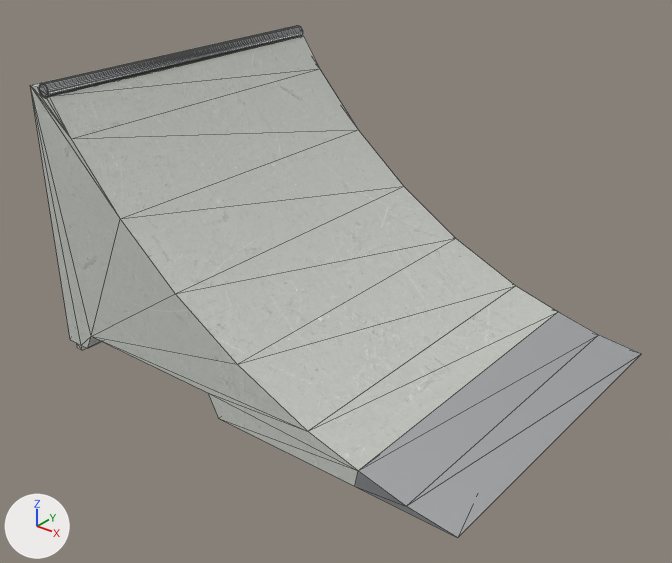
The glTF model public/katalog/modelle/coping-ramp-98.gltf: old version first, new version second.
Both versions are drawn from a 50 mm camera at (1.81, -2.35, 1.71) aimed at (0.01, -0.1, 0.31). The lights are fixed; the arrows at lower left show +X, +Y and +Z. The picture after the commit comes second. Mesh edges are drawn as thin lines. Vertices at exactly the same position are counted once.

Objects in the first picture: 'SK0004_Coping_Ramp_-98.001'.
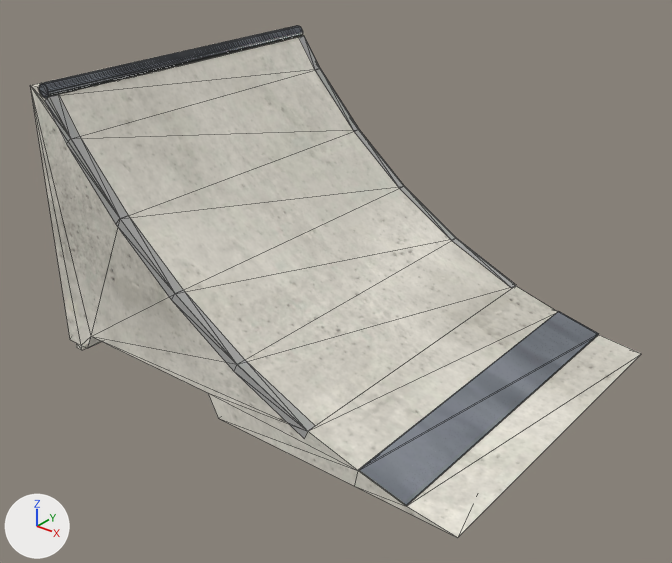
Boxes [x1, y1, x2, y2] around the edits, measured in the pictures (672 x 563 px):
```json
{"part": 1, "of": "me_sk0004_coping_ramp__98_001", "change": "added", "after": [299, 35, 516, 288]}
{"part": 2, "of": "me_sk0004_coping_ramp__98_001", "change": "added", "after": [45, 94, 315, 438]}
{"part": 3, "of": "me_sk0004_coping_ramp__98_001", "change": "built on", "before": [76, 312, 641, 538], "after": [76, 311, 641, 538]}
{"part": 4, "of": "me_sk0004_coping_ramp__98_001", "change": "recoloured", "before": [30, 29, 558, 471], "after": [30, 29, 558, 471]}
{"part": 5, "of": "me_sk0004_coping_ramp__98_001", "change": "recoloured", "before": [39, 25, 303, 98], "after": [39, 25, 303, 98]}
```

Edits to the scene script, one JSON object a line:
```json
{"op": "add", "block": "img_coping_ramp_98_farbe", "code": ["img_coping_ramp_98_farbe = load_image('coping-ramp-98_farbe', 'texturen/coping-ramp-98_farbe.jpg', 2048, 2048, 'sRGB')"]}
{"op": "add", "block": "img_coping_ramp_98_normal", "code": ["img_coping_ramp_98_normal = load_image('coping-ramp-98_normal', 'texturen/coping-ramp-98_normal.jpg', 2048, 2048, 'Non-Color')"]}
{"op": "add", "block": "mat_kantenwinkel_web_020", "code": ["mat_kantenwinkel_web_020 = bpy.data.materials.new('Kantenwinkel_web.020')", "# uses the picture img_coping_ramp_98_farbe", "# uses the picture img_coping_ramp_98_normal"]}
{"op": "add", "block": "mat_beton_web_031", "code": ["mat_beton_web_031 = bpy.data.materials.new('Beton_web.031')", "# uses the picture img_coping_ramp_98_farbe", "# uses the picture img_coping_ramp_98_normal"]}
{"op": "add", "block": "mat_stahl_web_025", "code": ["mat_stahl_web_025 = bpy.data.materials.new('Stahl_web.025')", "# uses the picture img_coping_ramp_98_farbe", "# uses the picture img_coping_ramp_98_normal"]}
{"block": "me_sk0004_coping_ramp__98_001", "where": "# used by ob_sk0004_coping_ramp__98_001; location = (0.0, 0.0, 0.0)"}
{"op": "remove", "block": "me_sk0004_coping_ramp__98_001", "code": "me_sk0004_coping_ramp__98_001.from_pydata(...)  # 126 vertices, 246 faces; spans x -0.85..0.85, y -0.62..0.62, z 0.0..0.98"}
{"op": "add", "block": "me_sk0004_coping_ramp__98_001", "code": "me_sk0004_coping_ramp__98_001.from_pydata(...)  # 226 vertices, 418 faces; spans x -0.85..0.85, y -0.63..0.63, z 0.0..0.98"}
{"block": "me_sk0004_coping_ramp__98_001", "change": "me_sk0004_coping_ramp__98_001 part 1: a new loose piece of 18 vertices spanning x -0.77..0.32, y 0.59..0.63, z 0.08..0.94, in mat_kantenwinkel_web_020"}
{"block": "me_sk0004_coping_ramp__98_001", "change": "me_sk0004_coping_ramp__98_001 part 2: a new loose piece of 18 vertices spanning x -0.77..0.32, y -0.63..-0.59, z 0.08..0.94, in mat_kantenwinkel_web_020"}
{"block": "me_sk0004_coping_ramp__98_001", "change": "me_sk0004_coping_ramp__98_001 part 3"}
{"block": "me_sk0004_coping_ramp__98_001", "change": "40 faces are deleted"}
{"block": "me_sk0004_coping_ramp__98_001", "change": "64 vertices are added at x -0.83..0.85, y -0.62..0.62, z 0.0..0.08"}
{"block": "me_sk0004_coping_ramp__98_001", "change": "166 new faces join them, mat_beton_web_031"}
{"block": "me_sk0004_coping_ramp__98_001", "change": "6 new faces join them, mat_stahl_web_025"}
{"block": "me_sk0004_coping_ramp__98_001", "change": "me_sk0004_coping_ramp__98_001 part 4: 49 faces spanning x -0.85..0.51, y -0.62..0.62, z 0.02..0.96 switch from mat_beton to mat_beton_web_031"}
{"block": "me_sk0004_coping_ramp__98_001", "change": "me_sk0004_coping_ramp__98_001 part 5: 156 faces spanning x -0.8..-0.75, y -0.62..0.62, z 0.93..0.98 switch from mat_stahl (white #e1e2e5) to mat_stahl_web_025"}
{"op": "add", "block": "me_sk0004_coping_ramp__98_001", "code": "me_sk0004_coping_ramp__98_001.materials.append(mat_kantenwinkel_web_020)"}
```
